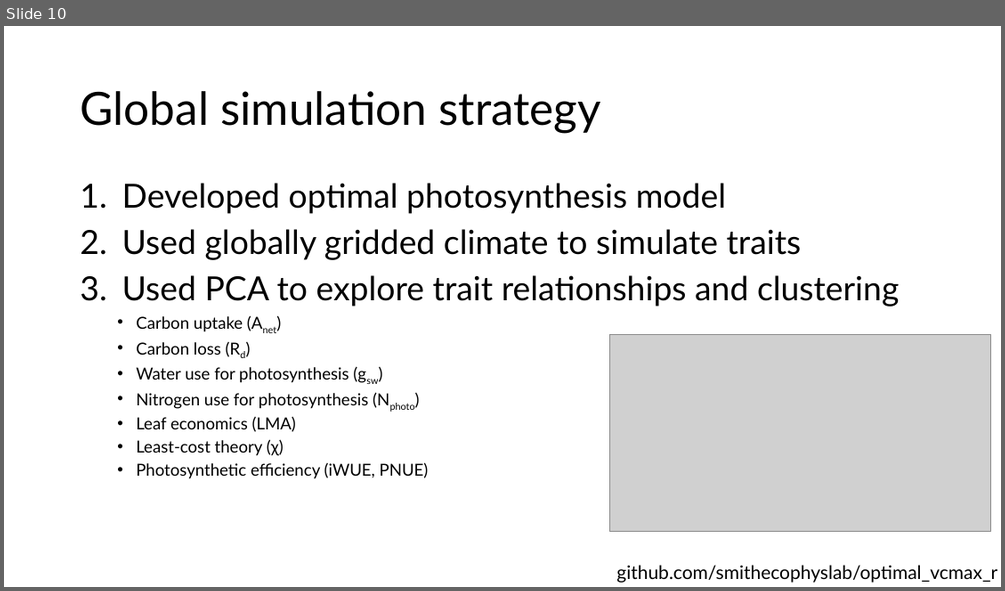
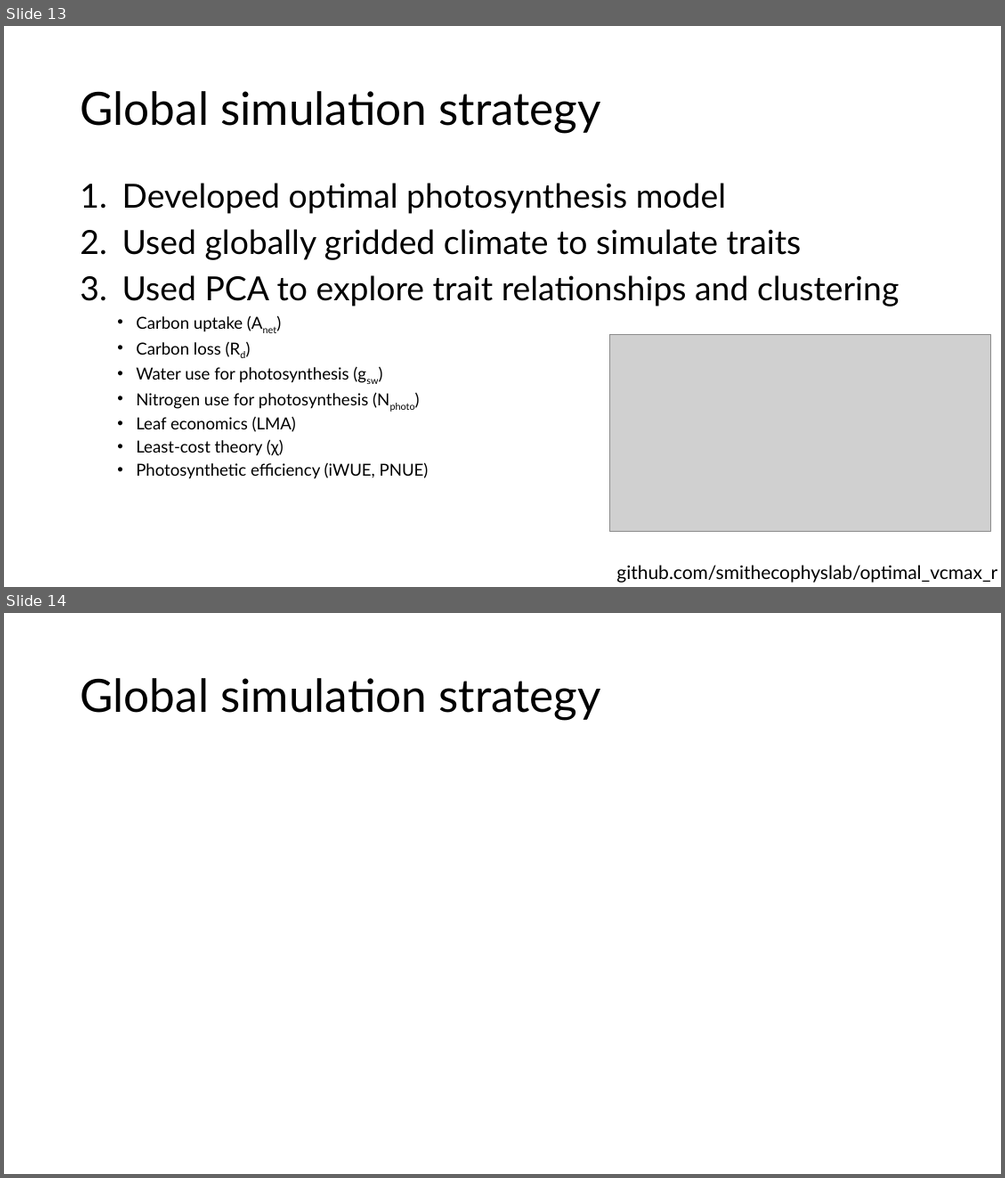
Before and after one commit to SmithEcophysLab/esa_2026, a slide deck: src/esa2026_optphoto_smith.pptx. Shown one above the other, each under a label of ours: slide 10 before the commit, slides 13 and 14 after it. The pictures are 1005x591 and 1005x1178 pixels, drawn with LibreOffice and Linux fonts; fonts in the diff are those of the drawing; grey boxes stand for pictures. Boxes give left, top, right and bottom in pixels: in the first picture for what was removed or moved away, otherwise in the second. Text is boxed around its words. In the diff, an @@ line names an element or a change of style, - is before the commit and + after.

```diff
--- a/src/esa2026_optphoto_smith.pptx
+++ b/src/esa2026_optphoto_smith.pptx
@@ slide 14 added at box(4, 613, 1001, 1174), background #FFFFFF @@
@@ title added at box(80, 678, 602, 720), 44 pt, text #000000 @@
+Global simulation strategy
@@ what was slide 10 is now slide 13 @@
```
Also in this commit, not shown: 11 slides changed, 10 other slides added, 2 other files.
